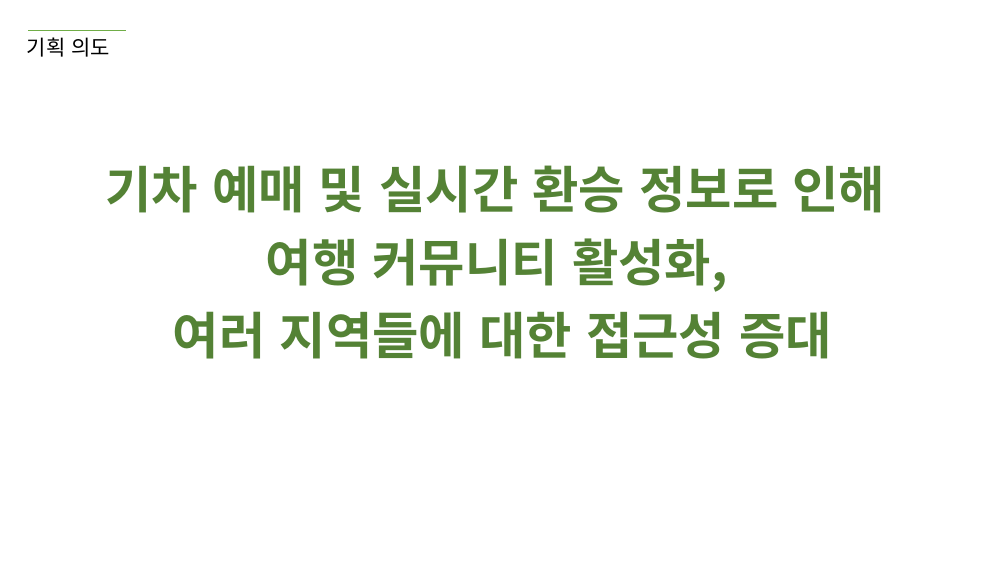
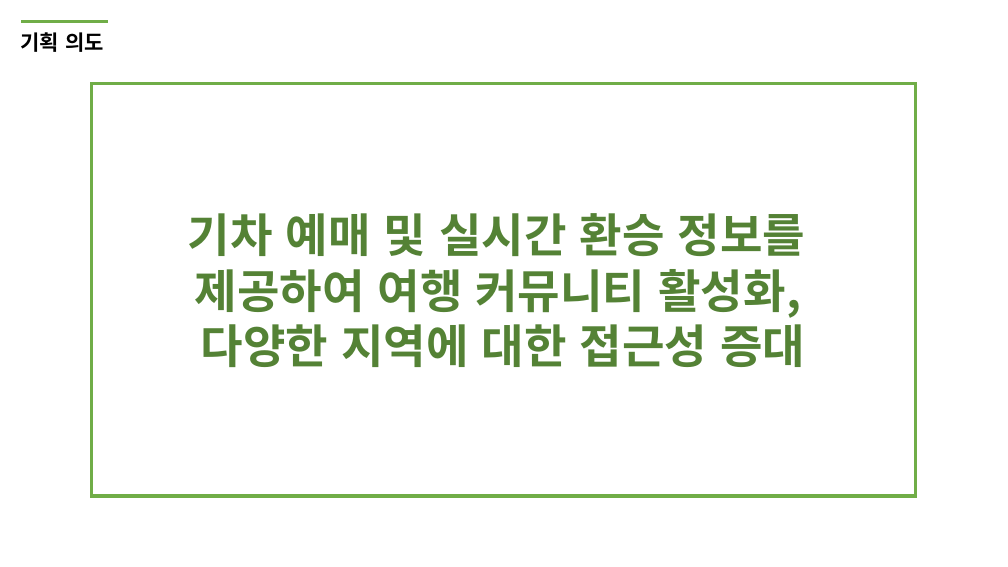
Before and after one commit to DongSooOh/trainProject, a slide deck: slide 3 of 5조 2차 발표자료 ppt.pptx. Drawn at 1008x567 pixels with LibreOffice and Linux fonts; fonts in the diff are those of the drawing. Boxes give left, top, right and bottom in pixels: in the first picture for what was removed or moved away, otherwise in the second. Text is boxed around its words. In the diff, an @@ line names an element or a change of style, - is before the commit and + after.

```diff
--- a/5조 2차 발표자료 ppt.pptx
+++ b/5조 2차 발표자료 ppt.pptx
@@ text "기획 의도" at [21, 32, 104, 52]: bold on @@
@@ line moved from (28, 31) - (126, 31) to (21, 21) - (108, 21) @@
@@ line (21, 21) - (108, 21): stroke #70AD47 1 pt to #70AD47 3 pt @@
@@ table removed at [36, 80, 969, 440], 1 rows, 1 columns @@
-기차 예매 및 실시간 환승 정보로 인해 / 여행 커뮤니티 활성화, / 여러 지역들에 대한 접근성 증대
@@ rectangle added at [91, 84, 915, 497], outline #70AD47 3 pt, 44 pt, text #548235, bold @@
+기차 예매 및 실시간 환승 정보를
+제공하여 여행 커뮤니티 활성화,
+다양한 지역에 대한 접근성 증대
```
Also in this commit, not shown: 2 other slides changed, 29 slides added, 4 slides removed.
